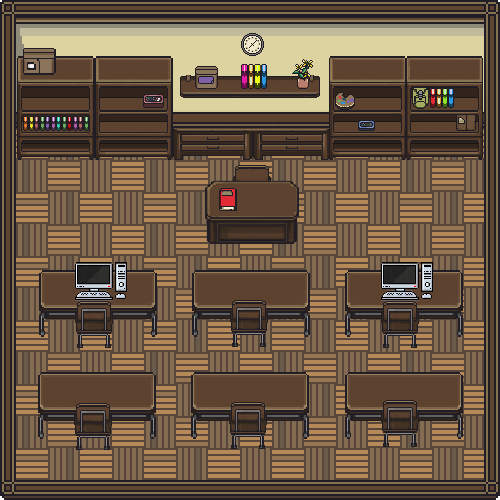
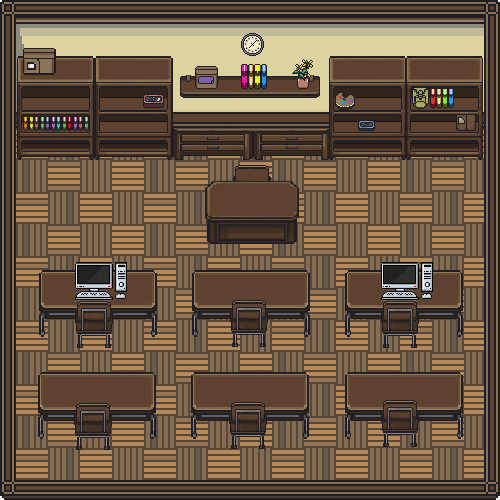
Layer changes from the first (500, 500) image to the second:
removed layer "Layer 48" over (x1=219, y1=188, x2=237, y2=211)
